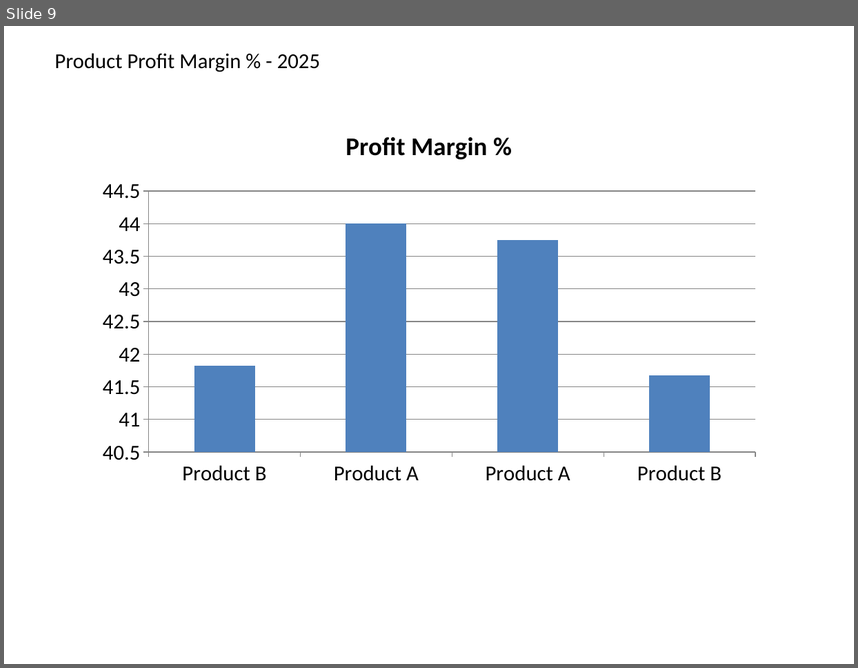
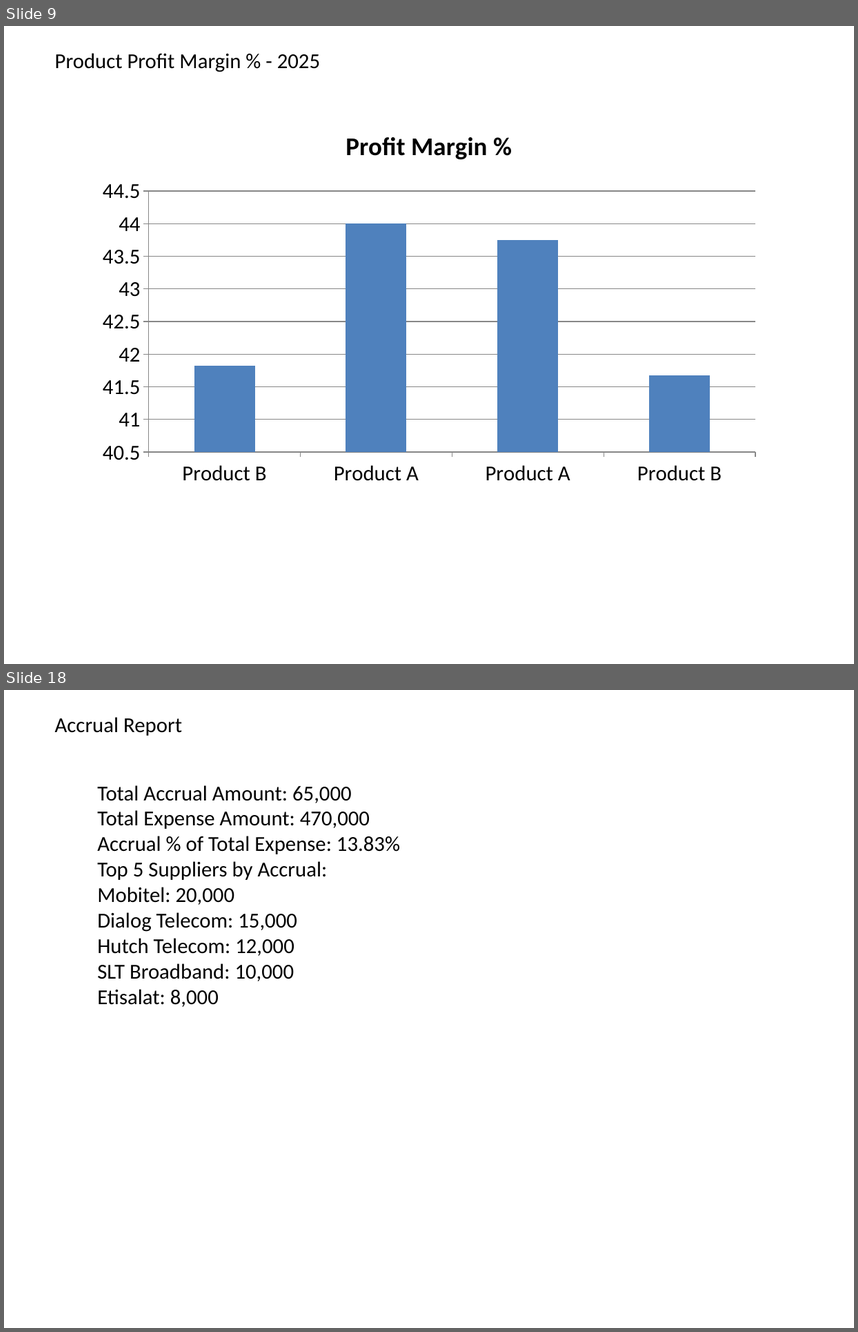
Before and after one commit to 2001Denvor/FinanaceAIUseCase, a slide deck: Auto_Financial_Pack_2025.pptx. Shown one above the other, each under a label of ours: slide 9 before the commit, slides 9 and 18 after it; the slides between them are not shown. The pictures are 858x668 and 858x1332 pixels, drawn with LibreOffice and Linux fonts; fonts in the diff are those of the drawing. Boxes give left, top, right and bottom in pixels: in the first picture for what was removed or moved away, otherwise in the second. Text is boxed around its words. In the diff, an @@ line names an element or a change of style, - is before the commit and + after.

```diff
--- a/Auto_Financial_Pack_2025.pptx
+++ b/Auto_Financial_Pack_2025.pptx
@@ slide 18 added at [4,690,854,1328], background #FFFFFF @@
@@ text added at [55,717,182,736], 18 pt, text #000000 @@
+Accrual Report
@@ text added at [97,785,400,981], 18 pt, text #000000 @@
+Total Accrual Amount: 65,000
+Total Expense Amount: 470,000
+Accrual % of Total Expense: 13.83%
+Top 5 Suppliers by Accrual:
+Mobitel: 20,000
+Dialog Telecom: 15,000
+Hutch Telecom: 12,000
+SLT Broadband: 10,000
+Etisalat: 8,000
```
Also in this commit, not shown: 1 slide changed, 22 other slides added, 27 other files.
